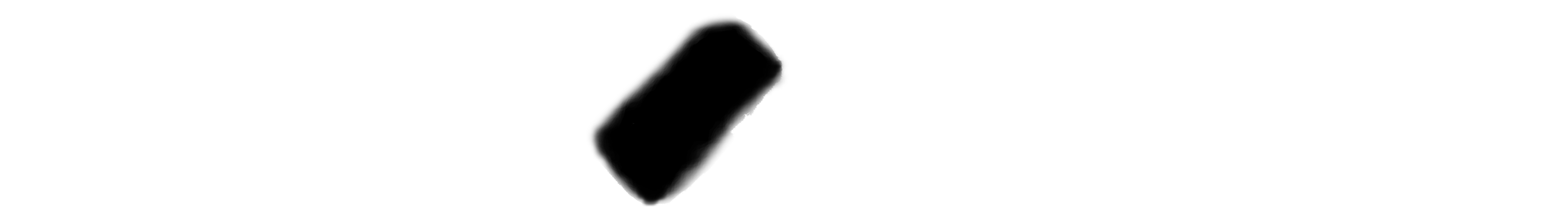
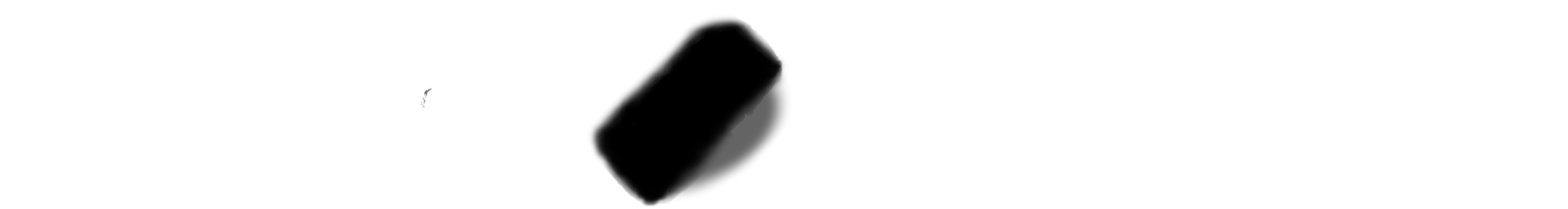
Layers edited between the first and the second (1568, 209) image:
hid "bg", moved it above "level" over [420, 73, 792, 201]
moved "level" above "bg #1", painted on it over [420, 73, 792, 201]
renamed "new copy" to "bg #1", showed it, painted on it over [420, 73, 792, 201]
